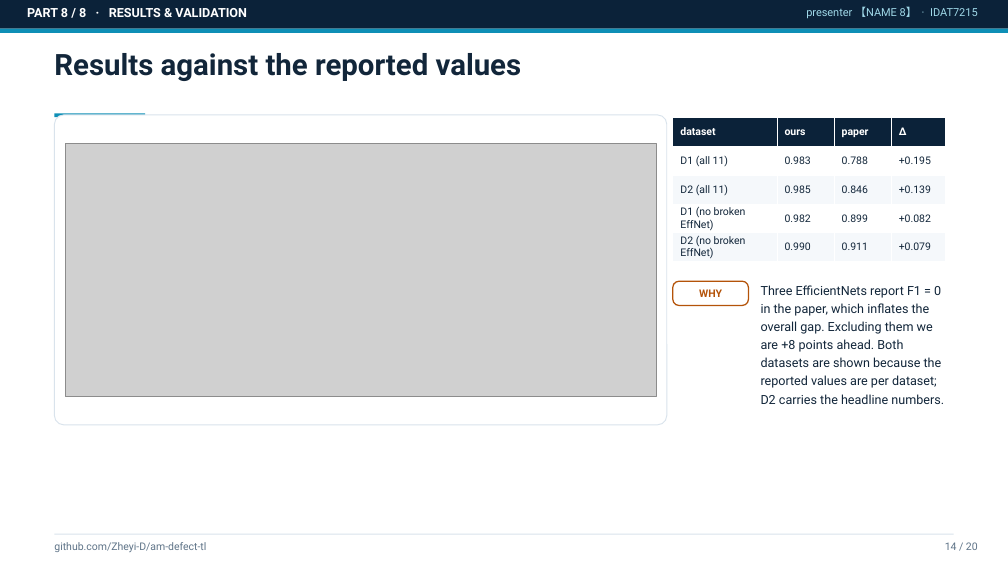
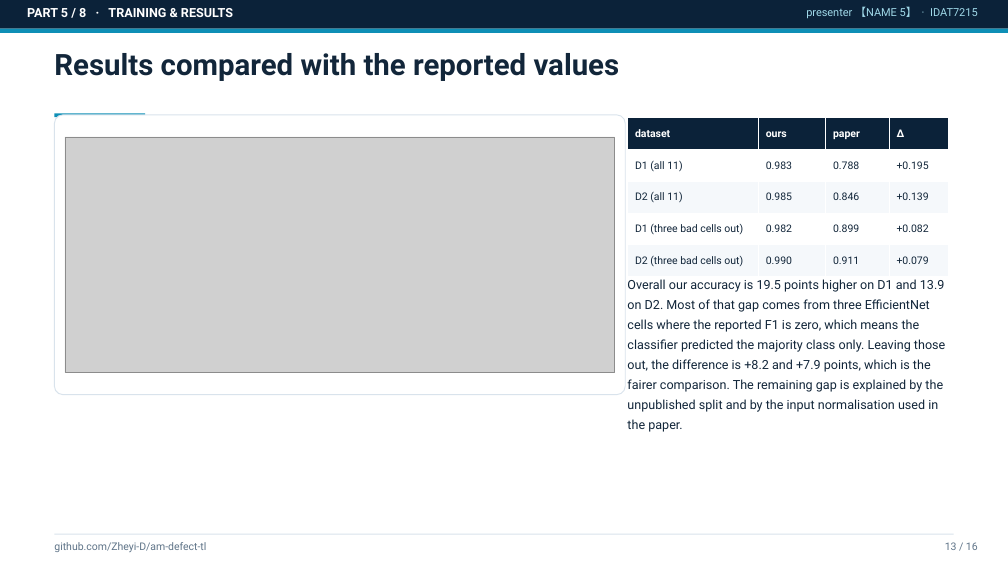
Before and after one commit to Zheyi-D/am-defect-tl, a slide deck: slide 13 of reports/slides_draft.pptx (slide 14 before the commit). Drawn at 1008x567 pixels with LibreOffice and Linux fonts; fonts in the diff are those of the drawing; grey boxes stand for pictures. Boxes give left, top, right and bottom in pixels: in the first picture for what was removed or moved away, otherwise in the second. Text is boxed around its words. In the diff, an @@ line names an element or a change of style, - is before the commit and + after.

Commit message:
feat(slides): 16-page deck scoped to data preparation, model training and dataset results — 60-90 words of factual text per page, no WHAT/WHY/RESULT labels, analysis pages removed, demo placeholder kept

```diff
--- a/reports/slides_draft.pptx
+++ b/reports/slides_draft.pptx
@@ text at bbox=[27, 8, 233, 17]: text changed @@
-PART 8 / 8 · RESULTS & VALIDATION
+PART 5 / 8 · TRAINING & RESULTS
@@ text at bbox=[806, 6, 978, 19]: text changed @@
-presenter 【NAME 8】 · IDAT7215
+presenter 【NAME 5】 · IDAT7215
@@ text at bbox=[54, 53, 620, 81]: text changed @@
-Results against the reported values
+Results compared with the reported values
@@ rounded rectangle: place and size @@
-rounded rectangle at bbox=[54, 115, 667, 425]
+rounded rectangle at bbox=[54, 115, 625, 395]
@@ table at bbox=[628, 118, 949, 277] @@
-row 4, column 1: D1 (no broken EffNet)
+row 4, column 1: D1 (three bad cells out)
-row 5, column 1: D2 (no broken EffNet)
+row 5, column 1: D2 (three bad cells out)
@@ table: place and size @@
-table at bbox=[673, 118, 946, 262]
+table at bbox=[628, 118, 949, 277]
@@ picture: place and size @@
-picture at bbox=[65, 143, 656, 396]
+picture at bbox=[65, 137, 615, 373]
@@ text added at bbox=[627, 279, 945, 432], 12 pt, text #12263A @@
+Overall our accuracy is 19.5 points higher on D1 and 13.9 on D2. Most of that gap comes from three EfficientNet cells where the reported F1 is zero, which means the classifier predicted the majority class only. Leaving those out, the difference is +8.2 and +7.9 points, which is the fairer comparison. The remaining gap is explained by the unpublished split and by the input normalisation used in the paper.
@@ rounded rectangle removed at bbox=[673, 281, 749, 306] @@
@@ text removed at bbox=[699, 289, 722, 297] @@
-WHY
@@ text removed at bbox=[761, 285, 944, 404] @@
-Three EfficientNets report F1 = 0 in the paper, which inflates the overall gap. Excluding them we are +8 points ahead. Both datasets are shown because the reported values are per dataset; D2 carries the headline numbers.
@@ text at bbox=[945, 542, 978, 550]: text changed @@
-14 / 20
+13 / 16
```
Also in this commit, not shown: 12 other slides changed, 3 slides added, 7 slides removed, 3 other files.
